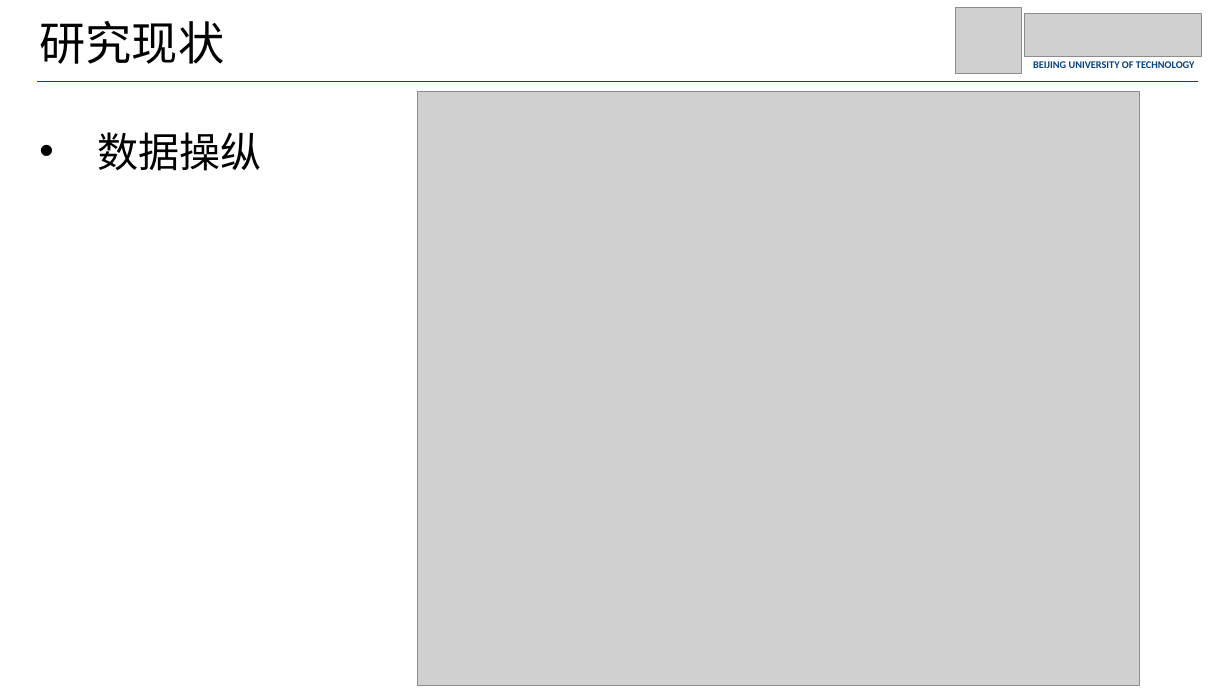
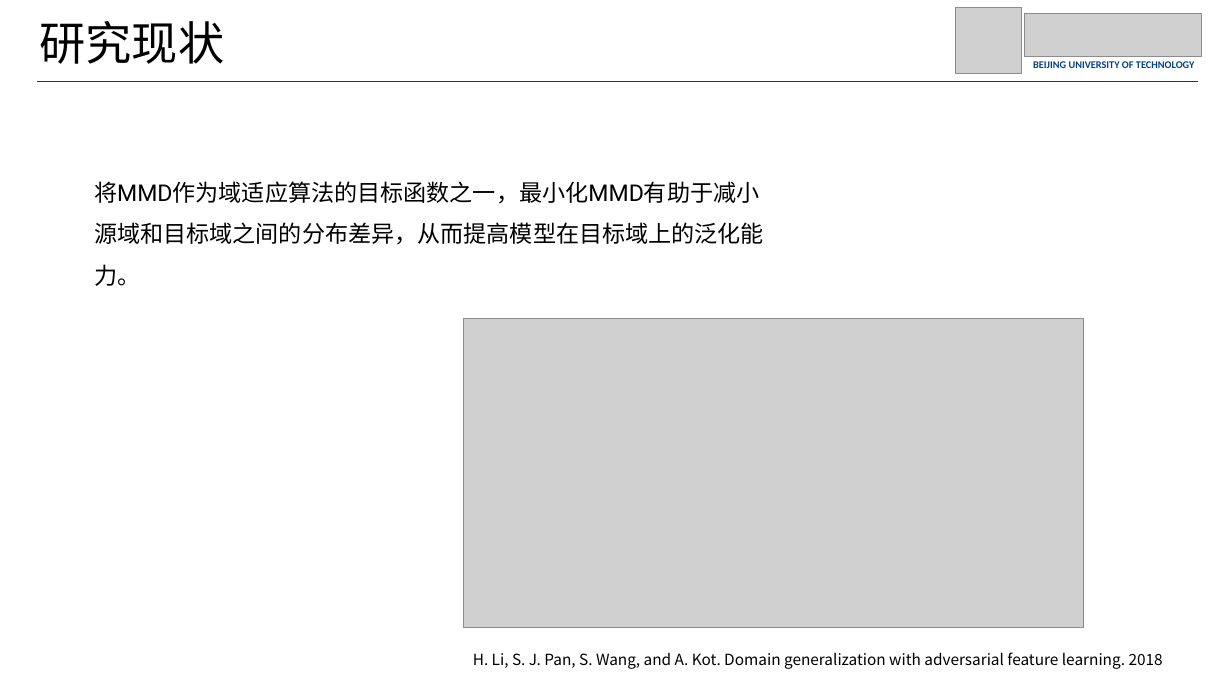
Before and after one commit to JohnnyM1ng/dissertation-proposal, a slide deck: slide 12 of 开题.pptx (slide 13 before the commit). Drawn at 1232x693 pixels with LibreOffice and Linux fonts; fonts in the diff are those of the drawing; grey boxes stand for pictures. Boxes give left, top, right and bottom in pixels: in the first picture for what was removed or moved away, otherwise in the second. Text is boxed around its words. In the diff, an @@ line names an element or a change of style, - is before the commit and + after.

```diff
--- a/开题.pptx
+++ b/开题.pptx
@@ picture removed at (417, 91, 1140, 687) @@
@@ text removed at (97, 132, 261, 171) @@
-• 数据操纵
@@ text added at (94, 181, 764, 286), 18 pt, text #000000 @@
+将MMD作为域适应算法的目标函数之一，最小化MMD有助于减小源域和目标域之间的分布差异，从而提高模型在目标域上的泛化能力。
@@ picture added at (464, 318, 1083, 627) @@
@@ text added at (473, 652, 1163, 669), 12 pt, text #000000 @@
+H. Li, S. J. Pan, S. Wang, and A. Kot. Domain generalization with adversarial feature learning. 2018
```
Also in this commit, not shown: 11 other slides changed, 1 slide removed, 4 other files.
